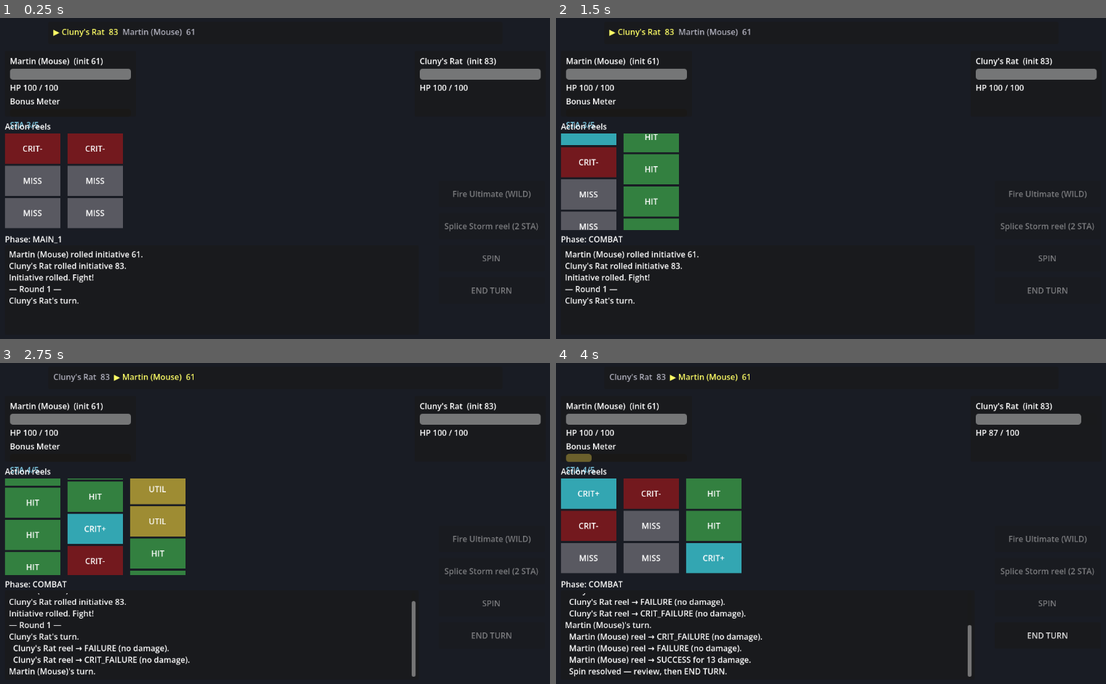
Above: before the commit, frames 1-4 (two rows, left to right).
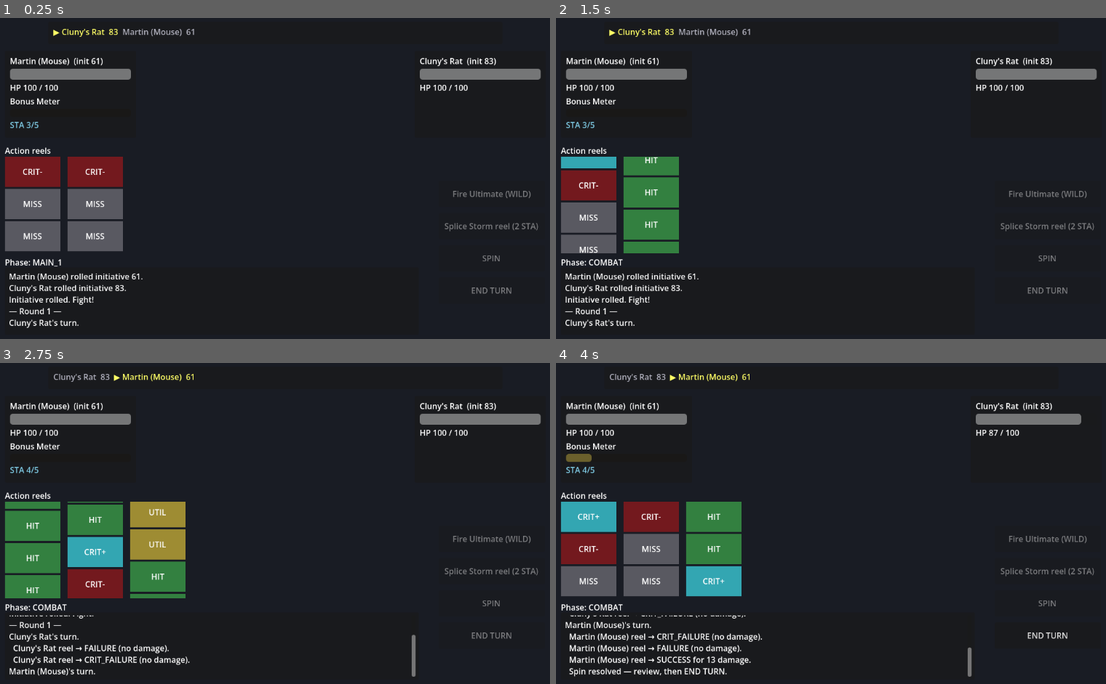
Above: after the commit, the same moments.

Repository: djkipyaboy/bunnies
Game: Godot game, scene res://combat/combat.tscn
The game is run twice, just before and just after one commit, with the same random seed, the same clock (stepped at 60 frames per second) and the same inputs.
Inputs:
- Up to frame 1 (0.25 s): no input
- Up to frame 2 (1.5 s): tap Enter at 0.5 s
- Up to frame 3 (2.75 s): click "SPIN" at 2 s
- Up to frame 4 (4 s): no input

The runs differ from the first frame. In frame 1, 6.5% of the frame differs, in the area x 0-26%, y 32-97%; in frame 2, 6.1%; in frame 3, 8.1%; in frame 4, 8.8%, in the area x 0-76%, y 32-89%.
Error before the commit: Attempted to free a locked object (calling or emitting). (res://combat/combat.gd:346)

Commit message:
fix(combat): track live strips explicitly; fix turn-boundary rebuild + panel overlap
(1) Regression fix: the prior immediate-free broke at turn boundaries —
_prepare_strips runs inside the previous strip's strip_settled emission, and
freeing a node during its own signal is illegal, so reels didn't render until
a toggle forced a clean rebuild. Root cause across both spin-hang and this:
logic read _strips_box.get_children(), which is sensitive to queue_free/free
timing. Now track the live strips in _strips and keep queue_free (signal-safe).
Drop the now-unneeded re-prepare before _do_spin.

(2) Layout: combatant panel grew with Stamina/effect rows and its content
spilled onto the "Action reels" caption. Enlarge the panel and move the
action-reels block, phase label, and log down to clear it.

Co-Authored-By: Claude Opus 4.8 <noreply@anthropic.com>

Diff:
--- a/combat/combat.gd
+++ b/combat/combat.gd
@@ -26,6 +26,7 @@
 var _splice_button: Button
 var _ultimate_button: Button
 var _strips_box: HBoxContainer
+var _strips: Array[ReelStrip] = []   # the live strips; tracked explicitly, independent of tree free-timing
 var _overlay: Panel
 
 var _storm_type: DamageType
@@ -124,32 +125,34 @@
 	add_child(enemy_panel)
 	_panels[_enemy] = enemy_panel
 
+	# Action-reels block sits below the combatant panels (which grew taller with the Stamina/effect
+	# lines); moved down so the panel's Stamina readout no longer overlaps this caption.
 	_strips_caption = Label.new()
 	_strips_caption.text = "Action reels"
-	_strips_caption.position = Vector2(40, 208)
+	_strips_caption.position = Vector2(40, 256)
 	add_child(_strips_caption)
 
 	_strips_box = HBoxContainer.new()
-	_strips_box.position = Vector2(40, 234)
+	_strips_box.position = Vector2(40, 280)
 	_strips_box.add_theme_constant_override("separation", 14)
 	add_child(_strips_box)
 
 	_phase_label = Label.new()
-	_phase_label.position = Vector2(40, 432)
+	_phase_label.position = Vector2(40, 478)
 	add_child(_phase_label)
 
 	# Scrollable combat log — keeps the full history; scroll back to the start of the fight.
 	var log_bg := Panel.new()
-	log_bg.position = Vector2(40, 456)
-	log_bg.size = Vector2(820, 178)
+	log_bg.position = Vector2(40, 500)
+	log_bg.size = Vector2(820, 134)
 	add_child(log_bg)
 
 	_log_box = RichTextLabel.new()
 	_log_box.bbcode_enabled = false
 	_log_box.scroll_active = true
 	_log_box.scroll_following = true
-	_log_box.position = Vector2(48, 462)
-	_log_box.size = Vector2(806, 166)
+	_log_box.position = Vector2(48, 506)
+	_log_box.size = Vector2(806, 122)
 	add_child(_log_box)
 
 	_spin_button = Button.new()
@@ -283,7 +286,9 @@
 	_splice_button.modulate = Color(1, 1, 1)
 	_ultimate_button.modulate = Color(1, 1, 1)
 	(_panels[_attacker] as CombatantPanel).set_meter_flash(false)
-	_prepare_strips(_attacker.turn_reels)  # re-sync strips to the committed reels (incl. a spliced reel)
+	# No re-prepare here: the preview strips in _strips already match the committed reels (same count
+	# and tier composition), and re-preparing synchronously before _do_spin would read a stale child
+	# list. _do_spin spins _strips directly.
 	_phase_manager.proceed_to_combat()     # commit Main 1 → enter Combat
 	_do_spin()
 
@@ -326,28 +331,28 @@
 ## Glows the strips that WOULD be wild at spin (staged fire ∪ carryover), per the plan's preview.
 func _highlight_preview_wild() -> void:
 	var wild: Array[int] = _plan.effective_wild_indices() if _plan != null else []
-	var strips: Array = _strips_box.get_children()
-	for i: int in range(strips.size()):
-		(strips[i] as ReelStrip).set_wild(i in wild)
+	for i: int in range(_strips.size()):
+		_strips[i].set_wild(i in wild)
 
 ## Glows the reel strips that are currently WILD (forced crit-success) for the active attacker.
 func _highlight_wild_strips() -> void:
 	var wild: Array[int] = _attacker.wild_reel_indices() if _attacker != null else []
-	var strips: Array = _strips_box.get_children()
-	for i: int in range(strips.size()):
-		(strips[i] as ReelStrip).set_wild(i in wild)
+	for i: int in range(_strips.size()):
+		_strips[i].set_wild(i in wild)
 
 func _prepare_strips(reels: Array[ActionReel]) -> void:
-	# Free immediately (not queue_free): callers read _strips_box.get_children() synchronously right
-	# after this returns (_do_spin, _highlight_preview_wild), so deferred deletion would leave stale
-	# strips in the child list and break the spin (the turn would hang on never-settled stale strips).
+	# queue_free (deferred) is required: at a turn boundary _prepare_strips runs from inside the
+	# previous turn's last strip_settled emission, and freeing a node during its own signal emission
+	# is illegal. We track the live strips in _strips so all logic (spin, wild glow) is independent of
+	# the tree's deferred-free timing — get_children() would still include the queued-for-free strips.
 	for child in _strips_box.get_children():
-		_strips_box.remove_child(child)
-		child.free()
+		child.queue_free()
+	_strips.clear()
 	for reel: ActionReel in reels:
 		var strip := ReelStrip.new()
 		_strips_box.add_child(strip)
 		strip.configure(reel)
+		_strips.append(strip)
 	_highlight_wild_strips()
 
 func _do_spin() -> void:
@@ -356,7 +361,7 @@
 	var reels: Array[ActionReel] = _attacker.turn_reels
 	var attacks: Array = _resolver.resolve_combat_phase(reels, _attacker.weapon.base_damage, _defender.defense_type, _attacker.wild_reel_indices())
 	_pending_strips = attacks.size()
-	var strips: Array = _strips_box.get_children()
+	var strips: Array = _strips
 	for i: int in range(attacks.size()):
 		var attack = attacks[i]
 		var face_index: int = reels[i].faces.find(attack.face)
--- a/combat/ui/combatant_panel.gd
+++ b/combat/ui/combatant_panel.gd
@@ -15,10 +15,13 @@
 var _meter_flash_tween: Tween
 
 func _ready() -> void:
-	custom_minimum_size = Vector2(260, 130)
+	# Tall enough to contain all rows (name, HP bar+text, Bonus Meter, Stamina, status effects)
+	# without spilling onto the Action-reels caption positioned below the panel.
+	custom_minimum_size = Vector2(260, 172)
+	size = custom_minimum_size
 	var box := VBoxContainer.new()
 	box.position = Vector2(10, 8)
-	box.custom_minimum_size = Vector2(240, 114)
+	box.custom_minimum_size = Vector2(240, 156)
 	add_child(box)
 
 	_name_label = Label.new()
